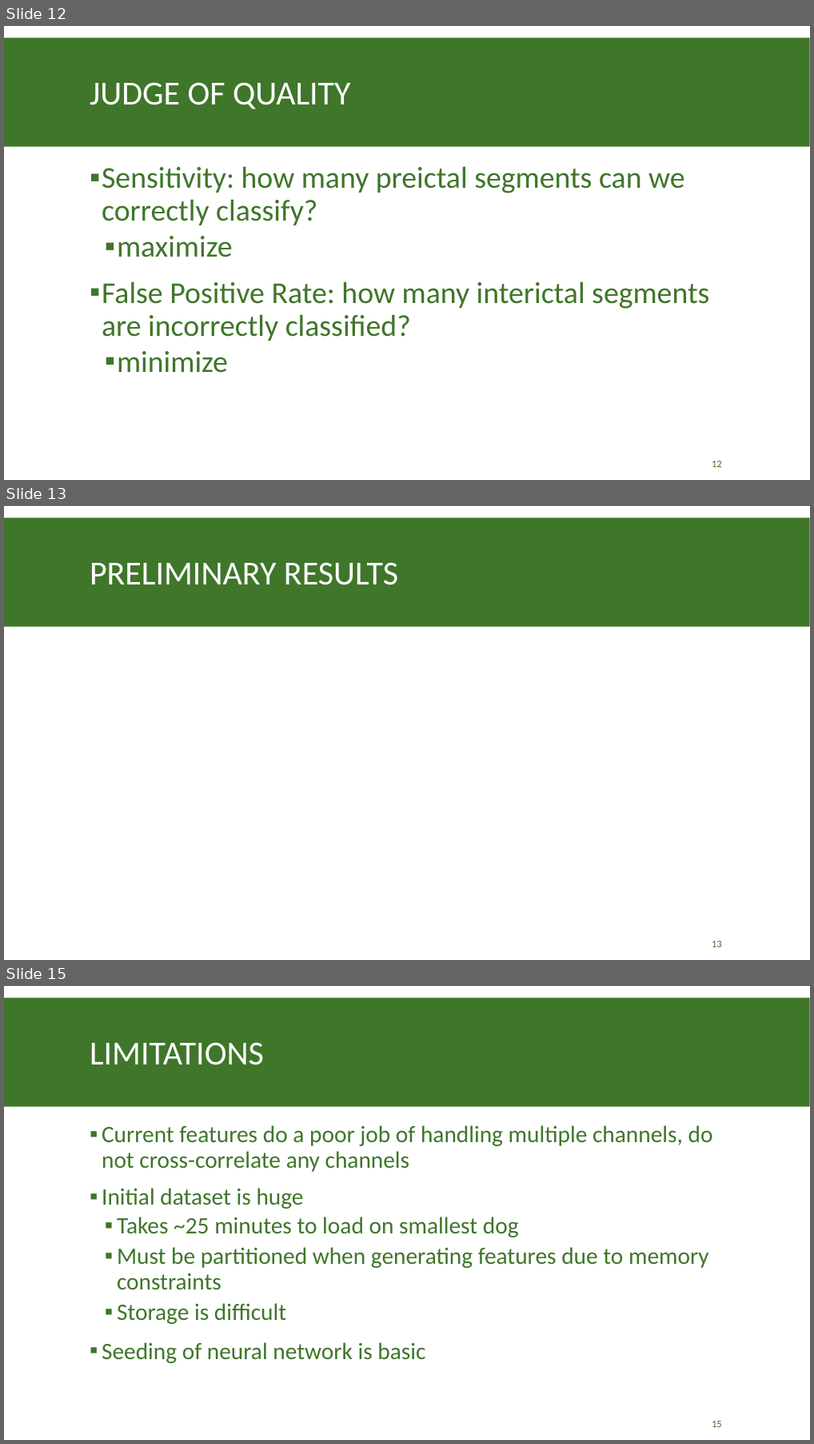
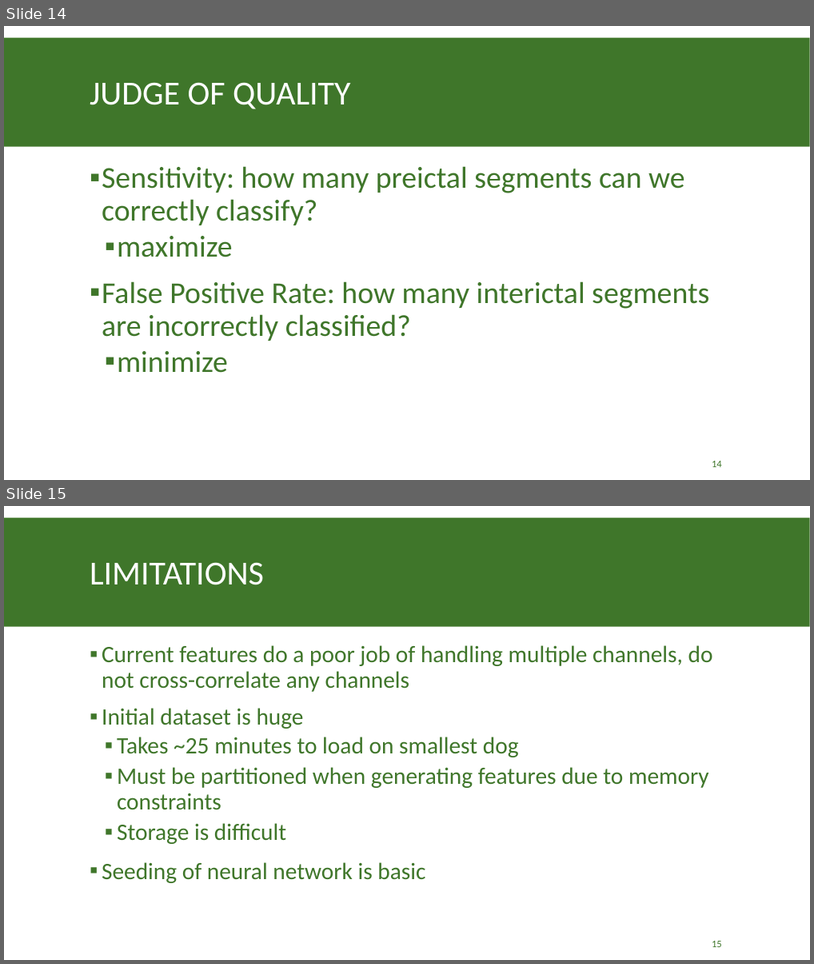
Before and after one commit to tneely/epileptic_dogs, a slide deck: milestone/Epileptic Seizure Prediction Mile Stone Presentation.pptx. Shown one above the other, each under a label of ours: slides 12, 13 and 15 before the commit, slides 14 and 15 after it; the slides between them are not shown. The pictures are 814x1444 and 814x964 pixels, drawn with LibreOffice and Linux fonts; fonts in the diff are those of the drawing. Boxes give left, top, right and bottom in pixels: in the first picture for what was removed or moved away, otherwise in the second. Text is boxed around its words. In the diff, an @@ line names an element or a change of style, - is before the commit and + after.

```diff
--- a/milestone/Epileptic Seizure Prediction Mile Stone Presentation.pptx
+++ b/milestone/Epileptic Seizure Prediction Mile Stone Presentation.pptx
@@ slide 13 removed at (4,506,810,960), background #FFFFFF; not listed: 1 template element that a slide beside it also shows @@
@@ title removed at (90,562,398,585) @@
-PRELIMINARY RESULTS
@@ page number removed at (712,940,722,947) @@
-13
@@ what was slide 12 is now slide 14 @@
@@ page number at (712,460,722,467): text changed @@
-12
+14
```
Also in this commit, not shown: 1 slide changed, 2 slides added, 1 other slide removed.
